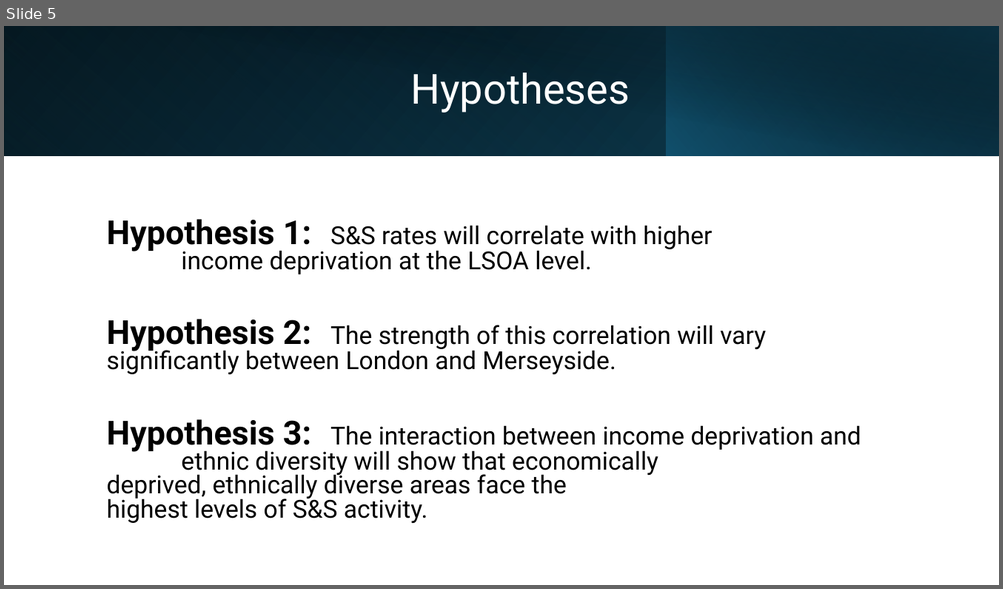
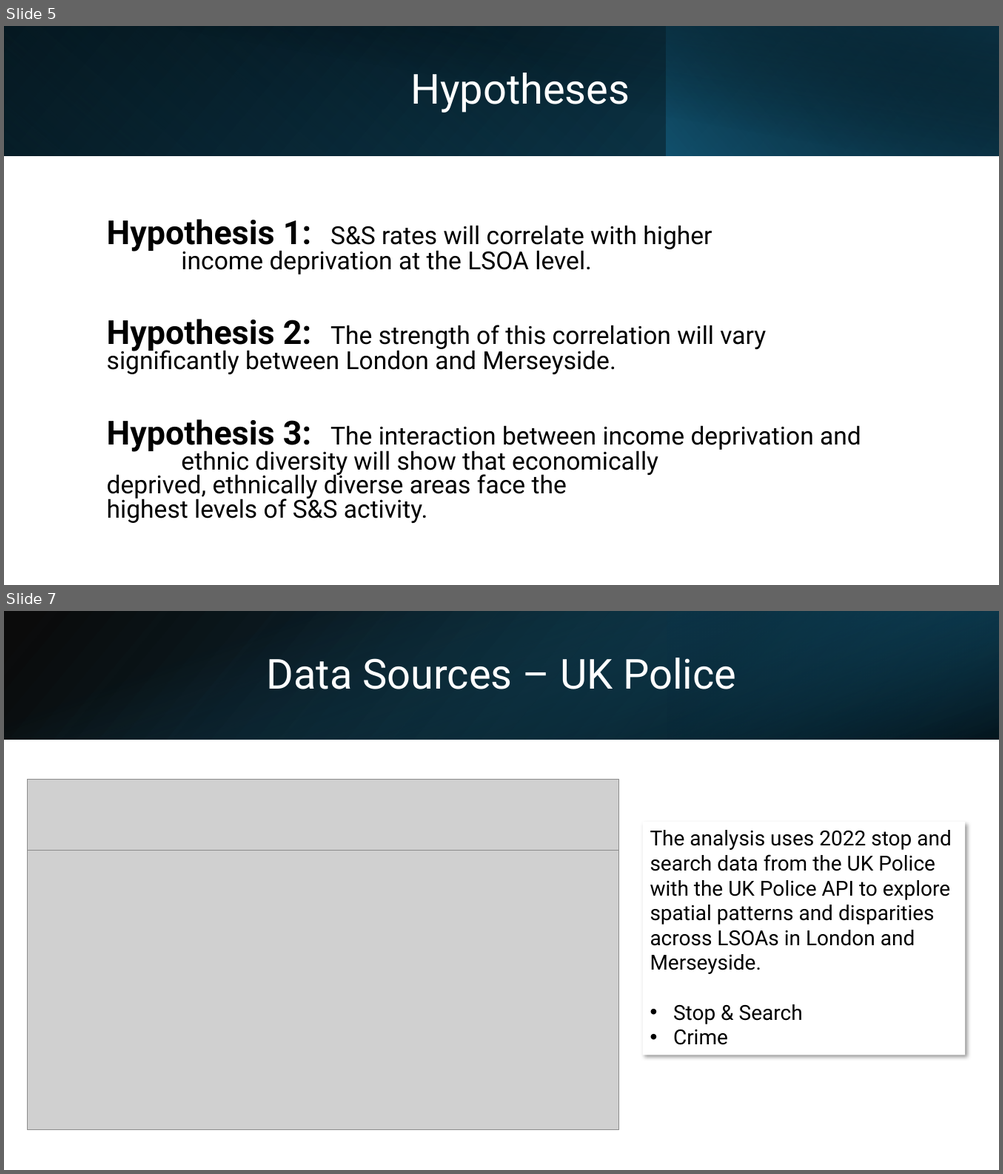
Before and after one commit to KofiBartonByfield/Dissertation, a slide deck: documents/The Price of Policing.pptx. Shown one above the other, each under a label of ours: slide 5 before the commit, slides 5 and 7 after it; the slides between them are not shown. The pictures are 1003x589 and 1003x1174 pixels, drawn with LibreOffice and Linux fonts; fonts in the diff are those of the drawing; grey boxes stand for pictures. Boxes give left, top, right and bottom in pixels: in the first picture for what was removed or moved away, otherwise in the second. Text is boxed around its words. In the diff, an @@ line names an element or a change of style, - is before the commit and + after.

```diff
--- a/documents/The Price of Policing.pptx
+++ b/documents/The Price of Policing.pptx
@@ slide 7 added at (4, 611, 999, 1170), background #FFFFFF @@
@@ rectangle added at (4, 611, 999, 739), fill gradient #000000 to #104862 @@
@@ rectangle added at (4, 612, 998, 740), fill gradient #156082 to #000000 @@
@@ rectangle added at (667, 611, 999, 739), fill gradient #0B3041 to #156082 @@
@@ title added at (267, 658, 736, 689), 40 pt, text #FFFFFF @@
+Data Sources – UK Police
@@ picture added at (28, 780, 620, 851) @@
@@ rectangle added at (643, 822, 965, 1056), fill #FFFFFF, 20 pt, text #000000 @@
+The analysis uses 2022 stop and search data from the UK Police with the UK Police API to explore spatial patterns and disparities across LSOAs in London and Merseyside.
+• Stop & Search
+• Crime
@@ picture added at (28, 851, 620, 1130) @@
```
Also in this commit, not shown: 5 slides changed, 3 other slides added, 5 other files.
